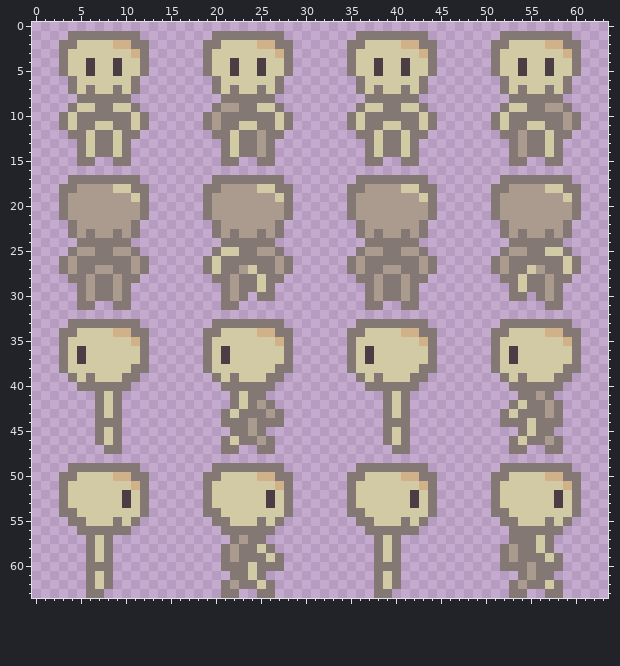
Two states of a pixel-art sprite, Assets/Graphics/Enemies/Skeleton/Skeleton.png. Above is the file before it was changed.
The file is 64x64 pixels.
The same view after the edit:
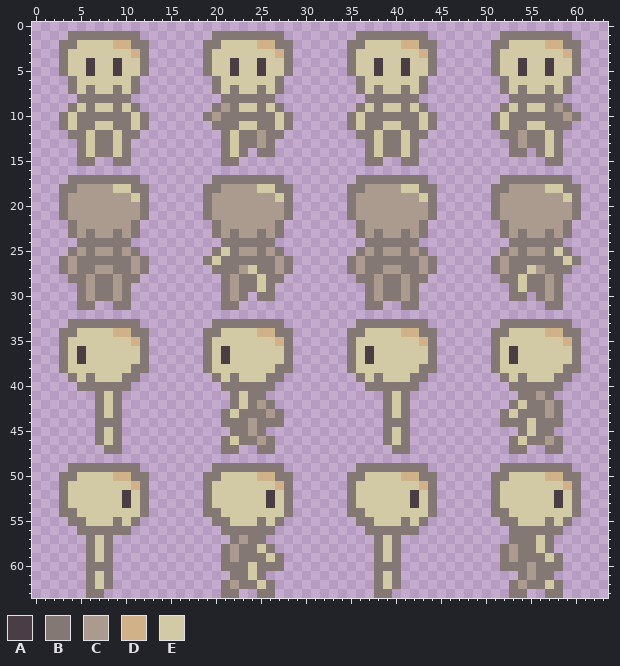
Palette (. is transparent): A #4b3d44  B #847875  C #ab9b8e  D #d1b187  E #d2c9a5
Change:
@@ x 0..63 @@
  8 .....BBBBBB..........BBBBBB..........BBBBBB..........BBBBBB.....
- 9 ....BEEBBEEB........BCCBBEEB........BEEBBEEB........BEEBBCCB....
+ 9 ....BEBEEBEB........BCBEEBEB........BEBEEBEB........BEBEEBCB....
 10 ...BEBBBBBBEB......BCBBBBBBEB......BEBBBBBBEB......BEBBBBBBCB...
-11 ...BEBBEEBBEB......BCBBEEBBEB......BEBBEEBBEB......BEBBEEBBCB...
-12 ....BBEBBEBB........BBEBBCBB........BBEBBEBB........BBCBBEBB....
+11 ...BEBBEEBBEB.......BBBEEBBEB......BEBBEEBBEB......BEBBEEBBB....
+12 ....BBEBBEBB.........BEBBCBB........BBEBBEBB........BBCBBEB.....
 13 .....BEBBEB..........BEBBCB..........BEBBEB..........BCBBEB.....
-14 .....BEBBEB..........BEBBCB..........BEBBEB..........BCBBEB.....
-15 .....BB..BB..........BB..BB..........BB..BB..........BB..BB.....
+14 .....BEBBEB..........BEB.BB..........BEBBEB..........BB.BEB.....
+15 .....BB..BB..........BB..............BB..BB..............BB.....
 16 ................................................................
@@ x 0..63 @@
 24 .....BBBBBB..........BBBBBB..........BBBBBB..........BBBBBB.....
-25 ....BCCBBCCB........BEEBBCCB........BCCBBCCB........BCCBBEEB....
+25 ....BCBCCBCB........BEBCCBCB........BCBCCBCB........BCBCCBEB....
 26 ...BCBBBBBBCB......BEBBBBBBCB......BCBBBBBBCB......BCBBBBBBEB...
-27 ...BCBBCCBBCB......BEBBCEBBCB......BCBBCCBBCB......BCBBECBBEB...
-28 ....BBCBBCBB........BBCBBEBB........BBCBBCBB........BBEBBCBB....
+27 ...BCBBCCBBCB.......BBBCEBBCB......BCBBCCBBCB......BCBBECBBB....
+28 ....BBCBBCBB.........BCBBEBB........BBCBBCBB........BBEBBCB.....
 29 .....BCBBCB..........BCBBEB..........BCBBCB..........BEBBCB.....
Changed places in both pictures, as pixel boxes (x1, y1, x2, y2):
changed: (86, 103, 122, 112)
changed: (203, 103, 275, 166)
changed: (374, 103, 410, 112)
changed: (509, 103, 581, 166)
changed: (86, 247, 122, 256)
changed: (203, 247, 266, 283)
changed: (374, 247, 410, 256)
changed: (518, 247, 581, 283)
